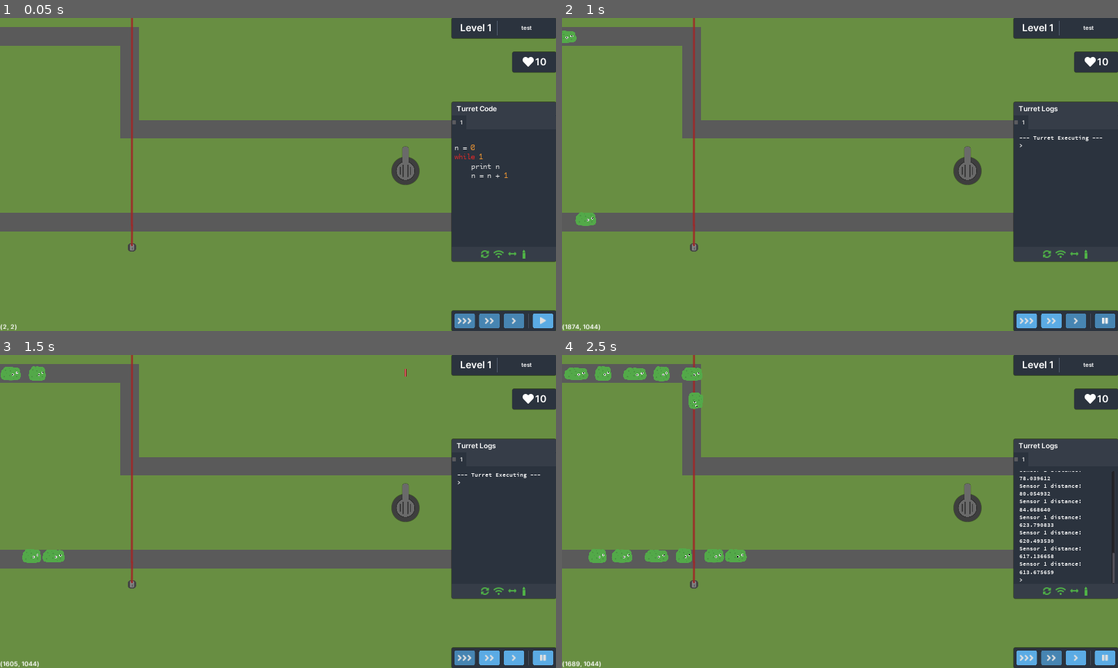
Above: before the commit, frames 1-4 (two rows, left to right).
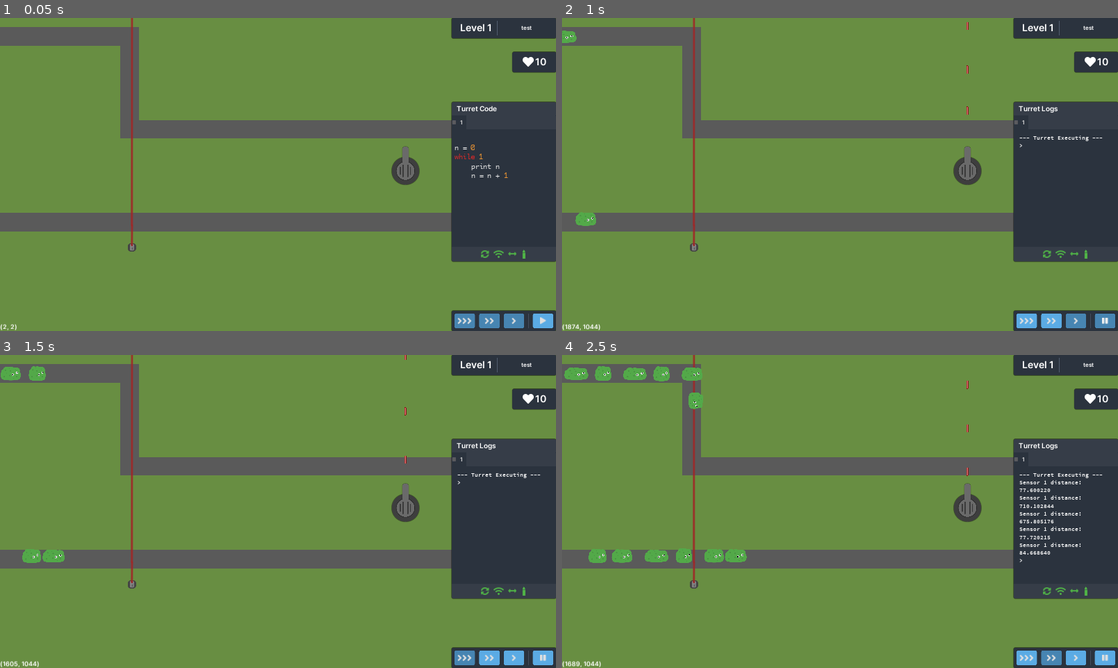
Above: after the commit, the same moments.

Repository: Latiang/tower-defense-godot
Game: Godot game, scene res://objects/Main.tscn
Two runs of this game, one before a commit and one after it. Both use one fixed random seed, a clock stepped at 60 frames per second and the inputs below.
Inputs:
- Up to frame 1 (0.05 s): no input
- Up to frame 2 (1 s): click "" at 0.5 s
- Up to frame 3 (1.5 s): click "" at 1.25 s
- Up to frame 4 (2.5 s): click "" at 2 s

Frame 1 is identical in both runs. In frame 2, less than 0.1% of the frame differs, in the area x 72-74%, y 1-31%; in frame 3, less than 0.1%; in frame 4, 1.4%, in the area x 72-100%, y 8-74%.

Commit message:
Add functions to interpreter

Diff:
--- a/src/objects/CodeInterpreter.gd
+++ b/src/objects/CodeInterpreter.gd
@@ -9,6 +9,8 @@
 
 var code_source
 var console_output_buffer = []
+var _functions = {}
+var _std_functions = {}
 
 class CodeLine:
 	var text
@@ -24,7 +26,7 @@
 var _eval_object
 
 var _lines_left = 0
-export var OPS_PER_RUN = 10
+export var OPS_PER_RUN = 100000
 
 func _shoot(value):
 	self._stop = true
@@ -33,7 +35,7 @@
 
 func _rotate(value):
 	self._stop = true
-	get_parent().emit_signal("rotate", value / 180.0 * PI)
+	get_parent().emit_signal("rotate", value[0] / 180.0 * PI)
 	return 0
 
 func _read(value):
@@ -79,16 +81,6 @@
 
 func _or(lhs, rhs):
 	return lhs or rhs
-
-func _find_print(text, index):
-		var result = true
-		var original_text = text
-		text = text.right(index)
-		if text.begins_with(" print "):
-			return len(" print ")
-		elif text.begins_with("print ") and index == 0:
-			return len("print ")
-		return 0
 
 func _run_code():
 	var lines = _lines_from_source()
@@ -105,9 +97,8 @@
 			res = res.resume()
 
 func _print(val):
-	print(val)
+	print(val[0])
 	return 0
-
 
 class Statement:
 	"""Base class for code elements"""
@@ -169,7 +160,6 @@
 				lhs = neutral_element
 		return self.function.call_func(lhs, rhs)
 
-
 class UnaryOperator:
 	"""Represents a unary operator"""
 	var function
@@ -211,6 +201,95 @@
 		"""Evaluates the operator"""
 		return self.function.call_func(value)
 
+class Function:
+	"""Represents a function"""
+	var name
+	var inputs
+	var code
+
+	func _init(name_in, inputs_in, code_in):
+		self.name = name_in
+		self.inputs = inputs_in.split(",")
+		for i in range(len(self.inputs)):
+			self.inputs[i] = self.inputs[i].strip_edges()
+		self.code = code_in
+
+	func string(start_string=""):
+		var text = start_string + "def " + self.name + "("
+		text = text + self.inputs.join(", ") + "\n"
+		for line in self.code:
+			text = text + line.string(start_string + "\t") + "\n"
+		return text
+
+	func call_func(args, parent):
+		var scope = {}
+		scope["_if_state"] = 0
+		scope["_return"] = null
+		assert(len(args) == len(inputs))
+		for i in range(len(self.inputs)):
+			scope[self.inputs[i]] = args[i]
+		var exe
+		for line in self.code:
+			exe = line.run(scope, parent)
+			while exe is GDScriptFunctionState:
+				if scope["_return"] != null:
+					return scope["_return"]
+				yield()
+				exe.resume()
+		return null
+
+class FunctionCall:
+	"""Represents a function call"""
+	extends Statement
+	var args
+	var func_name
+
+	func _init(func_name_in, args_text):
+		self.args = []
+		args_text = args_text.strip_edges()
+		assert(len(args_text) >= 2)
+		assert(args_text[0] == "(")
+		assert(args_text[len(args_text) - 1] == ")")
+		args_text = args_text.trim_prefix("(")
+		args_text = args_text.trim_suffix(")")
+		var parenthasis = 0
+		var temp_src = ""
+		for chr in args_text:
+			if chr == "(":
+				parenthasis = parenthasis + 1
+			elif chr == ")":
+				parenthasis = parenthasis - 1
+			if chr == ",":
+				temp_src = temp_src.strip_edges()
+				assert(len(temp_src) > 0)
+				self.args.append(temp_src)
+				temp_src = ""
+			else:
+				temp_src = temp_src + chr
+		if temp_src != "":
+			temp_src = temp_src.strip_edges()
+			self.args.append(temp_src)
+		for i in range(len(self.args)):
+			self.args[i] = Evaluatable.new(self.args[i])
+		self.func_name = func_name_in
+
+	func run(scope, parent):
+		var argument_list = []
+		var exe
+		for arg in self.args:
+			exe = arg.run(scope, parent)
+			while exe is GDScriptFunctionState:
+				yield()
+				exe.resume()
+			argument_list.append(exe)
+		if func_name in parent._functions:
+			exe = parent._functions[func_name].call_func(argument_list, parent)
+		else:
+			exe = parent._std_functions[func_name].call_func(argument_list)
+		while exe is GDScriptFunctionState:
+			yield()
+			exe = exe.resume()
+		return exe
 
 class Evaluatable:
 	"""Represents an expression with a determinable value"""
@@ -282,6 +361,22 @@
 				self.lhs = int(self.source)
 			elif self.source.is_valid_float():
 				self.lhs = int(self.source)
+			elif "(" in self.source:
+				var name = ""
+				var end_index = 0
+				for chr in self.source:
+					if chr == " ":
+						if name != "":
+							break
+					elif chr == "(":
+						break
+					elif chr == ")":
+						break
+					else:
+						name = name + chr
+					end_index = end_index + 1
+				var arg_list = self.source.right(end_index)
+				self.lhs = FunctionCall.new(name, arg_list)
 			else:
 				self.lhs = self.source
 
@@ -303,6 +398,12 @@
 				yield()
 				right = right.resume()
 			return self.op.evaluate(right)
+		elif self.lhs is FunctionCall:
+			left = self.lhs.run(scope, parent)
+			while left is GDScriptFunctionState:
+				yield()
+				left = left.resume()
+			return left
 		elif self.op == null:
 			#Expression contains a value
 			if typeof(self.lhs) == TYPE_STRING && self.lhs != "":
@@ -323,6 +424,25 @@
 
 	func string(start_string = ""):
 		return start_string + self.source
+
+class Return:
+	"""Represents a return statement"""
+	extends Statement
+	var source
+	var ret_eval
+
+	func _init(source_in):
+		self.source = source_in
+		self.ret_eval = Evaluatable.new(self.source)
+
+	func run(scope, parent):
+		var exe = self.ret_eval.run(scope, parent)
+		while exe is GDScriptFunctionState:
+			yield()
+			exe = exe.resume()
+		scope["_return"] = exe
+		yield()
+		return exe
 
 class Assignment:
 	"""Represents an assignment"""
@@ -494,6 +614,7 @@
 			index = next_index - 1
 			statements.append(Loop.new(condition, code))
 		elif line.begins_with("for "):
+			assert(false)
 			pass
 		elif line.begins_with("if "):
 			var condition = line.substr(3)
@@ -532,6 +653,44 @@
 			code = _statements_from_lines(code)
 			index = next_index - 1
 			statements.append(Conditional.new(condition, code, 0))
+		elif line.begins_with("return "):
+			var eval = line.substr(7)
+			eval = eval.strip_edges()
+			statements.append(Return.new(eval))
+		elif line.begins_with("def "): #Function
+			#Need to find function name
+			var name = ""
+			line = line.substr(4)
+			var j = 0
+			while j < len(line):
+				if line[j] == " ":
+					if name != "":
+						break
+				elif line[j] == "(":
+					break
+				else:
+					name = name + line[j]
+				j = j + 1
+			assert(name != "")
+			line = line.substr(len(name))
+			line = line.strip_edges()
+			assert(len(line) >= 2)
+			assert(line[0] == "(")
+			assert(line[len(line) - 1] == ")")
+			line = line.trim_prefix("(")
+			line = line.trim_suffix(")")
+			assert(("(" in line) == false)
+			assert((")" in line) == false)
+			var args = line
+			var next_index = len(lines)
+			for i in range(index + 1, len(lines)):
+				if lines[i].indent_size <= indent:
+					next_index = i
+					break
+			var code = lines.slice(index + 1, next_index - 1)
+			code = _statements_from_lines(code)
+			index = next_index - 1
+			self._functions[name] = Function.new(name, args, code)
 		elif len(splits) % 2 == 0: #Even number implies odd number of =, means assignment
 			var lhs = splits[0]
 			var rhs = ""
@@ -572,14 +731,6 @@
 										10,
 										false,
 										0))
-	operators.push_back(UnaryOperator.new(funcref(self, "_print"),
-										"print",
-										-1000,
-										true))
-	operators.push_back(UnaryOperator.new(funcref(self, "_shoot"),
-										"shoot",
-										-1001,
-										true))
 	operators.push_back(UnaryOperator.new(funcref(self, "_rotate"),
 										"rotate",
 										-1002,
@@ -602,6 +753,9 @@
 										-102,
 										true))
 	operators.sort_custom(self, "operator_cmp")
+	self._std_functions["print"] = funcref(self, "_print")
+	self._std_functions["fire"] = funcref(self, "_shoot")
+	self._std_functions["rotate"] = funcref(self, "_rotate")
 	for operator in operators:
 		print(operator.syntax)
 	self._eval_object = null
@@ -610,7 +764,12 @@
 	self._stop = false
 	self._lines_left = self.OPS_PER_RUN
 	code_source = """
-n = 0
+def fib(n)
+	if n < 2
+		return 1
+	return fib(n - 1) + fib(n - 2)
+print(fib(10))
+fire()
 """
 	if self._eval_object == null:
 		self._eval_object = self._run_code()
--- a/src/saves/save1.json
+++ b/src/saves/save1.json
@@ -1 +1 @@
-{"levels":[{"count":1,"description":"test","file":"TestLevel1","status":3,"turret_code":["\nn = 0\nwhile 1\n\tprint n\n\tn = n + 1\n"]},{"count":2,"description":"test2","file":"TestLevel2","status":3,"turret_code":["\nprint ((0 ))\n","\nprint ((0 ))\n"]}]}
+{"levels":[{"count":1,"description":"test","file":"TestLevel1","status":2,"turret_code":["\nn = 0\nwhile 1\n\tprint n\n\tn = n + 1\n"]},{"count":2,"description":"test2","file":"TestLevel2","status":3,"turret_code":["\nprint ((0 ))\n","\nprint ((0 ))\n"]}]}
